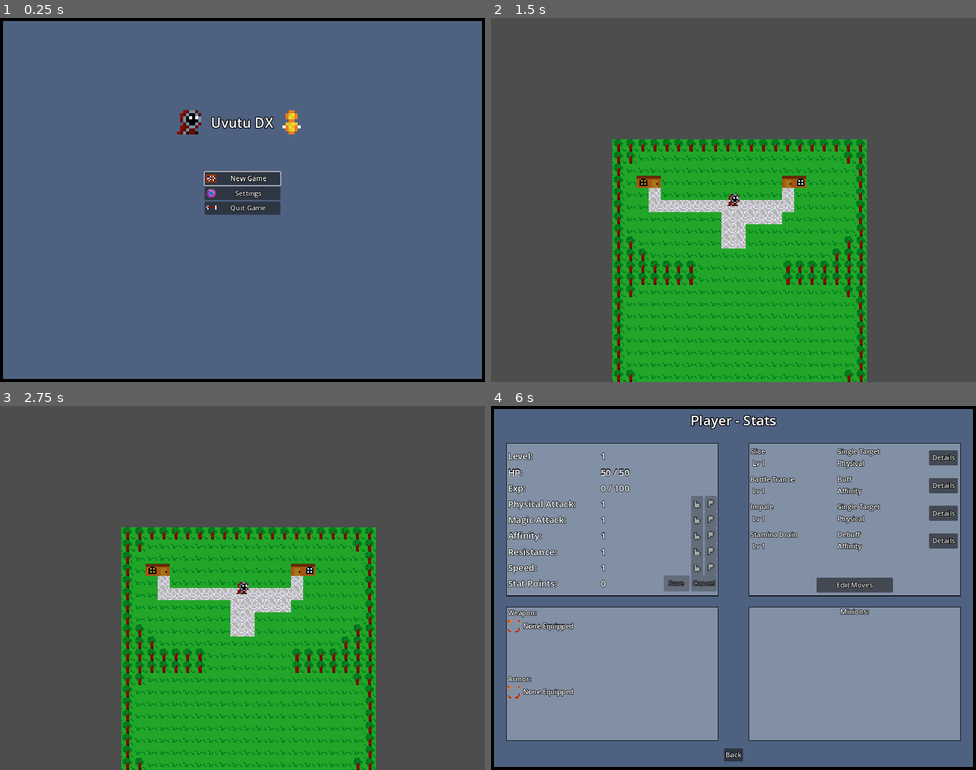
Above: before the commit, frames 1-4 (two rows, left to right).
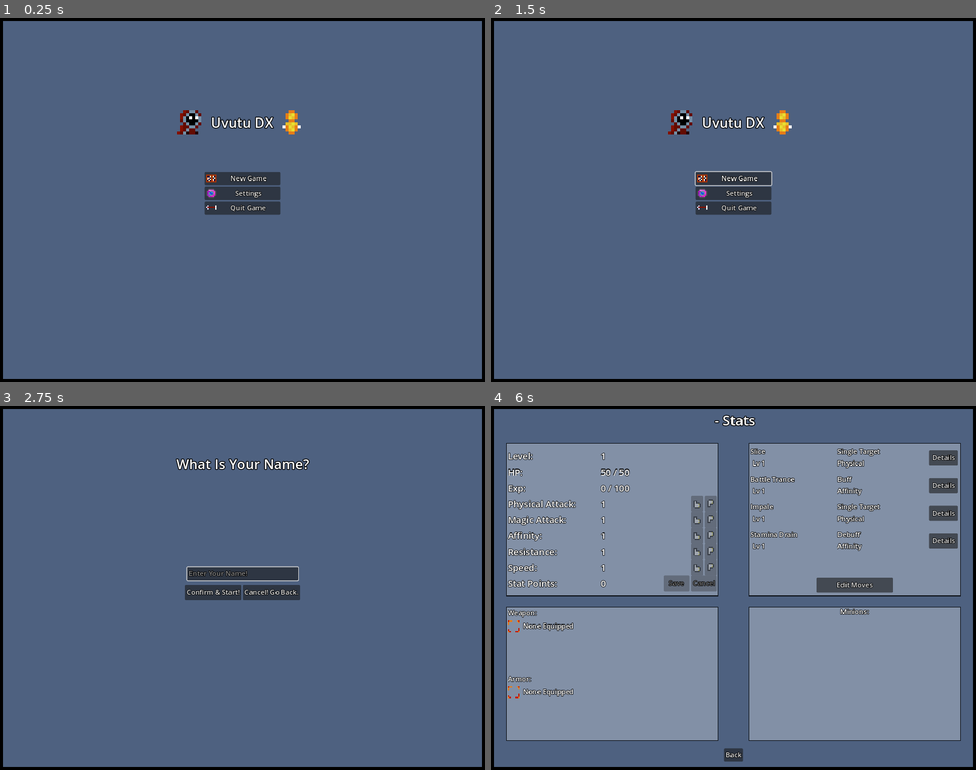
Above: after the commit, the same moments.

Repository: 123outerme/Shards-of-Grandeur
Game: Godot game, scene res://GameScenes/MainMenu.tscn
Same seed, same stepped clock (60 frames per second), same inputs: the game is played once before the commit and once after it.
Inputs (mouse positions are in pixels of both pictures, inside the frame that each line leads up to):
- Up to frame 1 (0.25 s): no input
- Up to frame 2 (1.5 s): click "New Game" at 0.5 s; click (762, 203) at 1.25 s, where only the run after the commit has a clickable "Cancel! Go Back."
- Up to frame 3 (2.75 s): click (242, 566) at 2 s, where only the run after the commit has a clickable "New Game"
- Up to frame 4 (6 s): click (704, 591) at 2.75 s, where only the run after the commit has a clickable "Confirm & Start!"; tap Enter at 3.5 s; hold D (move_right) 3.53-4.28 s; hold F (game_decline) 3.53-4.28 s; hold S (move_down) 4.28-5.03 s; tap Space (game_interact) at 4.35, 5.75 s; hold D (move_right) 5.03-5.78 s; hold Q (game_quests) 5.03-5.78 s; hold W (move_up) from 5.78 s (still down); tap R (game_stats) at 5.85 s

The runs differ from the first frame. In frame 1, 0.1% of the frame differs, in the area x 42-58%, y 42-47%; in frame 2, 100%, in the area x 0-100%, y 0-100%; in frame 3, 100%; in frame 4, 0.4%.

Commit message:
Added naming player to new game screens

Diff:
--- a/GameScenes/MainMenu.tscn
+++ b/GameScenes/MainMenu.tscn
@@ -5,13 +5,13 @@
 [ext_resource type="Script" path="res://Scripts/Menus/MainMenu.gd" id="2_wmxf2"]
 [ext_resource type="Texture2D" uid="uid://p871kcr0eyx6" path="res://Graphics/SOUVUTU0.png" id="3_te60g"]
 
+[sub_resource type="AtlasTexture" id="AtlasTexture_crfo8"]
+atlas = ExtResource("3_te60g")
+region = Rect2(96, 16, 8, 8)
+
 [sub_resource type="AtlasTexture" id="AtlasTexture_g6d7l"]
 atlas = ExtResource("3_te60g")
 region = Rect2(96, 8, 8, 8)
-
-[sub_resource type="AtlasTexture" id="AtlasTexture_crfo8"]
-atlas = ExtResource("3_te60g")
-region = Rect2(96, 16, 8, 8)
 
 [sub_resource type="AtlasTexture" id="AtlasTexture_1nyix"]
 atlas = ExtResource("3_te60g")
@@ -60,18 +60,18 @@
 grow_vertical = 2
 size_flags_vertical = 4
 
+[node name="ResumeGameButton" type="Button" parent="Panel/VBoxContainer"]
+layout_mode = 2
+keep_pressed_outside = true
+text = "Resume Game"
+icon = SubResource("AtlasTexture_crfo8")
+expand_icon = true
+
 [node name="NewGameButton" type="Button" parent="Panel/VBoxContainer"]
 layout_mode = 2
 keep_pressed_outside = true
 text = "New Game"
 icon = SubResource("AtlasTexture_g6d7l")
-expand_icon = true
-
-[node name="ResumeGameButton" type="Button" parent="Panel/VBoxContainer"]
-layout_mode = 2
-keep_pressed_outside = true
-text = "Resume Game"
-icon = SubResource("AtlasTexture_crfo8")
 expand_icon = true
 
 [node name="SettingsButton" type="Button" parent="Panel/VBoxContainer"]
@@ -125,7 +125,7 @@
 grow_horizontal = 2
 grow_vertical = 2
 
-[node name="TitleText" type="RichTextLabel" parent="Panel/NewGameConfirmPanel"]
+[node name="NewGameConfirmLabel" type="RichTextLabel" parent="Panel/NewGameConfirmPanel"]
 layout_mode = 1
 anchors_preset = 5
 anchor_left = 0.5
@@ -166,9 +166,80 @@
 layout_mode = 2
 text = "No, Never Mind..."
 
+[node name="PlayerNamePanel" type="Panel" parent="Panel"]
+layout_mode = 1
+anchors_preset = 15
+anchor_right = 1.0
+anchor_bottom = 1.0
+grow_horizontal = 2
+grow_vertical = 2
+
+[node name="NewGameConfirmLabel" type="RichTextLabel" parent="Panel/PlayerNamePanel"]
+layout_mode = 1
+anchors_preset = 5
+anchor_left = 0.5
+anchor_right = 0.5
+offset_left = -236.5
+offset_top = 127.0
+offset_right = 236.5
+offset_bottom = 177.0
+grow_horizontal = 2
+theme = ExtResource("2_irsbb")
+theme_override_colors/font_outline_color = Color(0, 0, 0, 1)
+theme_override_constants/outline_size = 8
+bbcode_enabled = true
+text = "[center]What Is Your Name?[/center]"
+fit_content = true
+
+[node name="NameInput" type="LineEdit" parent="Panel/PlayerNamePanel"]
+layout_mode = 1
+anchors_preset = 8
+anchor_left = 0.5
+anchor_top = 0.5
+anchor_right = 0.5
+anchor_bottom = 0.5
+offset_left = -146.5
+offset_top = -55.0
+offset_right = 146.5
+offset_bottom = -21.0
+grow_horizontal = 2
+grow_vertical = 2
+text = "Combatant Name Here"
+placeholder_text = "Enter Your Name!"
+max_length = 20
+clear_button_enabled = true
+caret_blink = true
+
+[node name="HBoxContainer" type="HBoxContainer" parent="Panel/PlayerNamePanel"]
+layout_mode = 1
+anchors_preset = 8
+anchor_left = 0.5
+anchor_top = 0.5
+anchor_right = 0.5
+anchor_bottom = 0.5
+offset_left = -152.0
+offset_top = -8.0
+offset_right = 152.0
+offset_bottom = 32.0
+grow_horizontal = 2
+grow_vertical = 2
+alignment = 1
+
+[node name="ConfirmButton" type="Button" parent="Panel/PlayerNamePanel/HBoxContainer"]
+layout_mode = 2
+text = "Confirm & Start!"
+
+[node name="CancelButton" type="Button" parent="Panel/PlayerNamePanel/HBoxContainer"]
+layout_mode = 2
+text = "Cancel! Go Back."
+
+[connection signal="pressed" from="Panel/VBoxContainer/ResumeGameButton" to="." method="_on_resume_game_button_pressed"]
 [connection signal="pressed" from="Panel/VBoxContainer/NewGameButton" to="." method="_on_new_game_button_pressed"]
-[connection signal="pressed" from="Panel/VBoxContainer/ResumeGameButton" to="." method="_on_resume_game_button_pressed"]
 [connection signal="pressed" from="Panel/VBoxContainer/SettingsButton" to="." method="_on_settings_button_pressed"]
 [connection signal="pressed" from="Panel/VBoxContainer/QuitButton" to="." method="_on_quit_button_pressed"]
 [connection signal="pressed" from="Panel/NewGameConfirmPanel/HBoxContainer/YesButton" to="." method="_on_yes_button_pressed"]
 [connection signal="pressed" from="Panel/NewGameConfirmPanel/HBoxContainer/NoButton" to="." method="_on_no_button_pressed"]
+[connection signal="text_changed" from="Panel/PlayerNamePanel/NameInput" to="." method="_on_name_input_text_changed"]
+[connection signal="text_submitted" from="Panel/PlayerNamePanel/NameInput" to="." method="_on_name_input_text_submitted"]
+[connection signal="pressed" from="Panel/PlayerNamePanel/HBoxContainer/ConfirmButton" to="." method="_on_confirm_button_pressed"]
+[connection signal="pressed" from="Panel/PlayerNamePanel/HBoxContainer/CancelButton" to="." method="_on_cancel_button_pressed"]
--- a/Scripts/Menus/MainMenu.gd
+++ b/Scripts/Menus/MainMenu.gd
@@ -1,28 +1,37 @@
 extends Control
+
+var playerName: String = 'Player'
 
 @onready var newGameButton: Button = get_node("Panel/VBoxContainer/NewGameButton")
 @onready var resumeGameButton: Button = get_node("Panel/VBoxContainer/ResumeGameButton")
 
-var characterName: String = 'Player'
-
 @onready var newGameConfirmPanel: Panel = get_node("Panel/NewGameConfirmPanel")
 @onready var noNewButton: Button = get_node("Panel/NewGameConfirmPanel/HBoxContainer/NoButton")
+
+@onready var playerNamePanel: Panel = get_node("Panel/PlayerNamePanel")
+@onready var nameInput: LineEdit = get_node("Panel/PlayerNamePanel/NameInput")
+@onready var confirmButton: Button = get_node("Panel/PlayerNamePanel/HBoxContainer/ConfirmButton")
 
 # Called when the node enters the scene tree for the first time.
 func _ready():
 	newGameConfirmPanel.visible = false
+	playerNamePanel.visible = false
 	resumeGameButton.visible = SaveHandler.save_file_exists()
+
+func set_initial_main_menu_focus():
 	if resumeGameButton.visible:
 		resumeGameButton.grab_focus()
 	else:
 		newGameButton.grab_focus()
 
 func new_game_name():
-	# TODO: create character naming form
-	start_new_game()
+	newGameConfirmPanel.visible = false
+	playerNamePanel.visible = true
+	nameInput.text = ''
+	nameInput.grab_focus()
 
 func start_new_game():
-	SaveHandler.new_game(characterName)
+	SaveHandler.new_game(playerName)
 	SceneLoader.load_game()
 
 func _on_quit_button_pressed():
@@ -44,10 +53,23 @@
 
 func _on_no_button_pressed():
 	newGameConfirmPanel.visible = false
-	if resumeGameButton.visible:
-		resumeGameButton.grab_focus()
-	else:
-		newGameButton.grab_focus()
+	set_initial_main_menu_focus()
 
 func _on_yes_button_pressed():
 	new_game_name()
+
+func _on_name_input_text_changed(new_text: String):
+	confirmButton.disabled = len(new_text) == 0
+
+func _on_name_input_text_submitted(new_text: String):
+	if len(new_text) > 0:
+		playerName = new_text
+		start_new_game()
+
+func _on_confirm_button_pressed():
+	playerName = nameInput.text
+	start_new_game()
+
+func _on_cancel_button_pressed():
+	playerNamePanel.visible = false
+	set_initial_main_menu_focus()
--- a/Scripts/Player/PlayerResources.gd
+++ b/Scripts/Player/PlayerResources.gd
@@ -87,4 +87,5 @@
 
 func name_player(save_path, characterName: String):
 	playerInfo.combatant.stats.displayName = characterName
+	playerInfo.stats.displayName = characterName
 	playerInfo.save_data(save_path, playerInfo)
